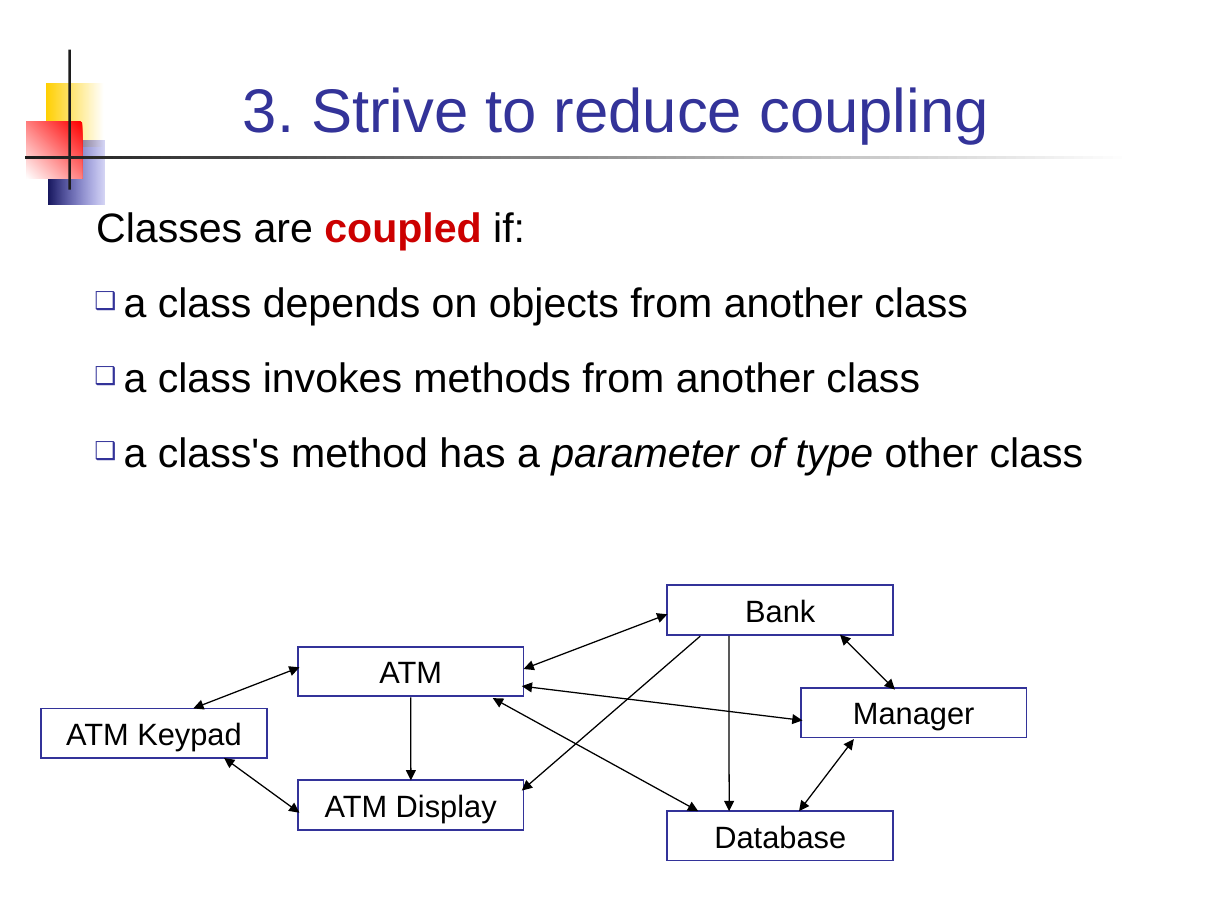
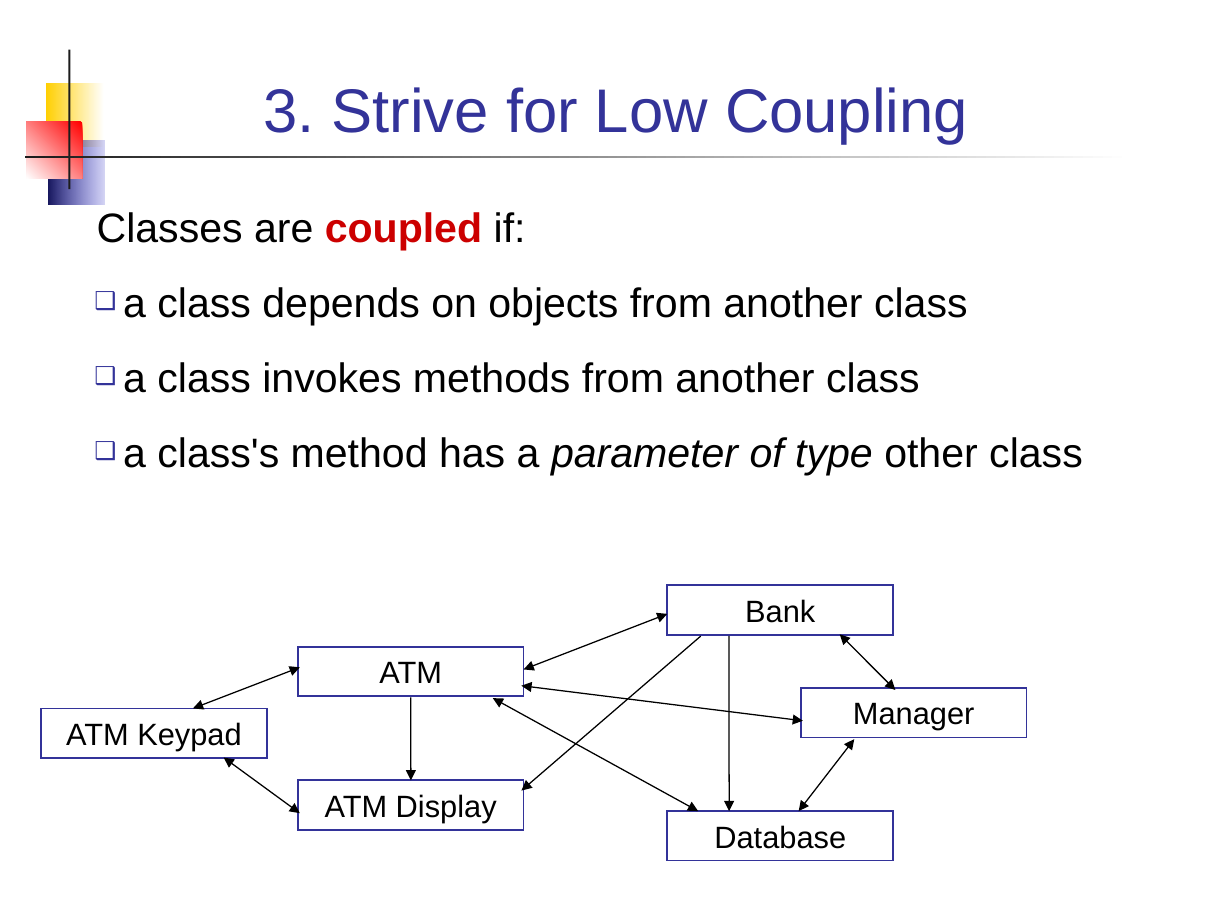
Before and after one commit to skeoop/skeoop.github.io, a slide deck: slide 12 of design-principles/Principles-for-Good-Code.ppt. Drawn at 1232x924 pixels with LibreOffice and Linux fonts; fonts in the diff are those of the drawing. Boxes give left, top, right and bottom in pixels: in the first picture for what was removed or moved away, otherwise in the second. Text is boxed around its words. In the diff, an @@ line names an element or a change of style, - is before the commit and + after.

```diff
--- a/design-principles/Principles-for-Good-Code.ppt
+++ b/design-principles/Principles-for-Good-Code.ppt
@@ title at (263, 87, 968, 144): text changed @@
-3. Strive to reduce coupling
+3. Strive for Low Coupling
```
Also in this commit, not shown: 10 other slides changed, 9 other files.
